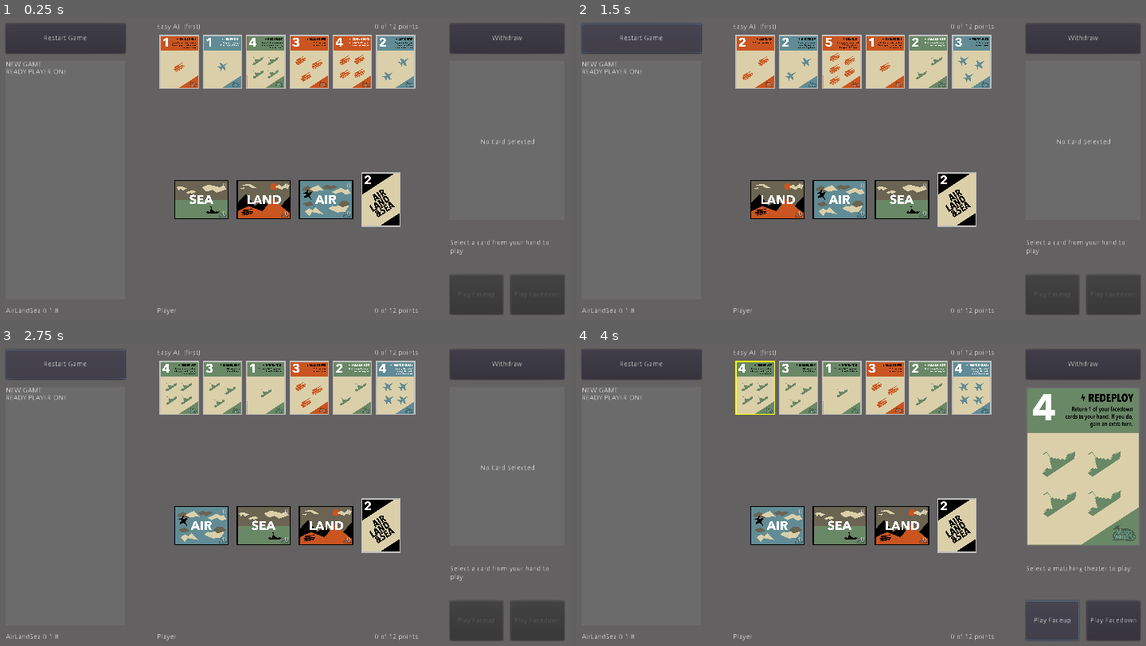
Above: before the commit, frames 1-4 (two rows, left to right).
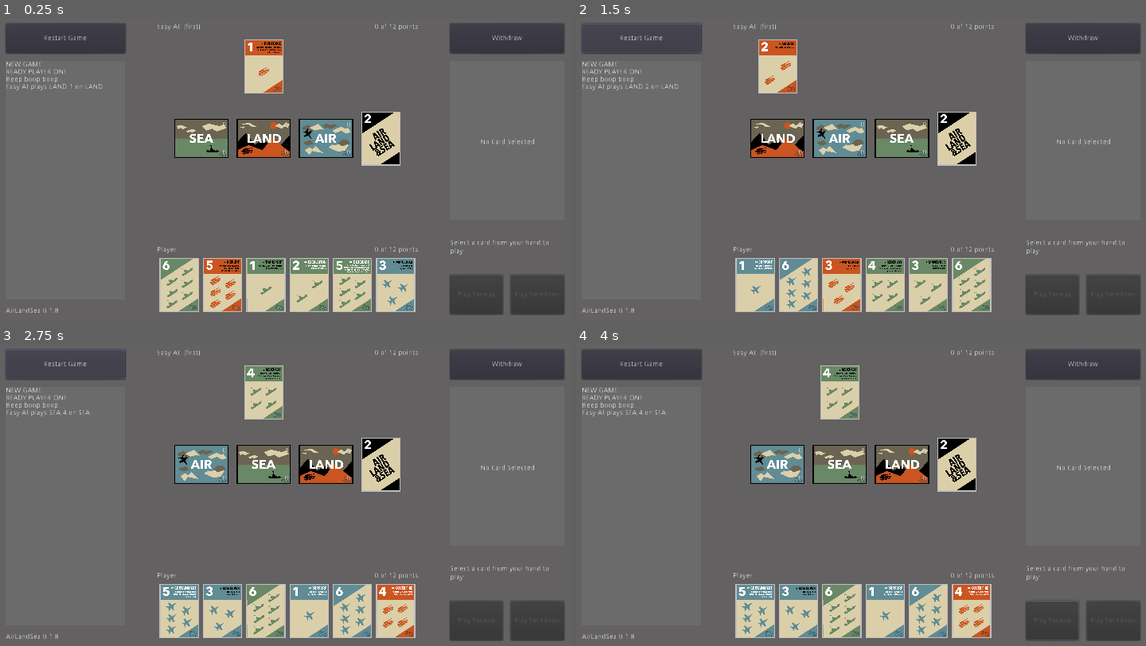
Above: after the commit, the same moments.

Repository: jorisbontje/AirLandSea
Game: Godot game, scene res://Scenes/Game.tscn
The game is run twice, just before and just after one commit, with the same random seed, the same clock (stepped at 60 frames per second) and the same inputs.
Inputs (mouse positions are in pixels of both pictures, inside the frame that each line leads up to):
- Up to frame 1 (0.25 s): no input
- Up to frame 2 (1.5 s): click "Restart Game" at 0.5 s; click "Restart Game" at 1.25 s
- Up to frame 3 (2.75 s): click "Restart Game" at 2 s
- Up to frame 4 (4 s): click (752, 389) at 2.77 s; click (1054, 621) at 3.5 s, where only the run before the commit has a clickable "Play Faceup"

The runs differ from the first frame. In frame 1, 22% of the frame differs, in the area x 1-74%, y 5-99%; in frame 2, 23%; in frame 3, 22%; in frame 4, 33%, in the area x 1-99%, y 5-99%.

Commit message:
enable AI

Diff:
--- a/Scenes/Game.gd
+++ b/Scenes/Game.gd
@@ -103,6 +103,9 @@
   NewGameButton.text = "Restart Game"
   ActionPrompt.text = "Select a card from your hand to play."
   WithdrawButton.disabled = false
+
+  if current_side == Constants.SIDES.OPPONENT:
+    _auto_play()
 
 func _other_side(side):
   return 1 - side
@@ -164,6 +167,9 @@
   if cards_left == 0:
     log_text("End of battle... counting scores")
     game_over()
+
+  if current_side == Constants.SIDES.OPPONENT:
+    _auto_play()
 
 func log_text(line):
   print(line)
--- a/Scenes/PlayerHand.gd
+++ b/Scenes/PlayerHand.gd
@@ -52,7 +52,7 @@
   hand.append(card)
 
 func take_card(card):
-  print("HAND: ", hand)
+#  print("HAND: ", hand)
   var idx = hand.find(card)
   if idx != -1:
     hand[idx].obj.queue_free()
--- a/Scripts/RandomAI.gd
+++ b/Scripts/RandomAI.gd
@@ -10,7 +10,7 @@
 # Called when the node enters the scene tree for the first time.
 func play():
   var card = game.player_hands[game.current_side].hand[0]
-  print("Playing Card: ", card)
+  print("Random AI selected card: ", card)
 
   var theater_id = Constants.THEATERS[card.type.to_upper()]
   game.play_card(Constants.ACTIONS.PLAY_FACEUP, card, theater_id)
